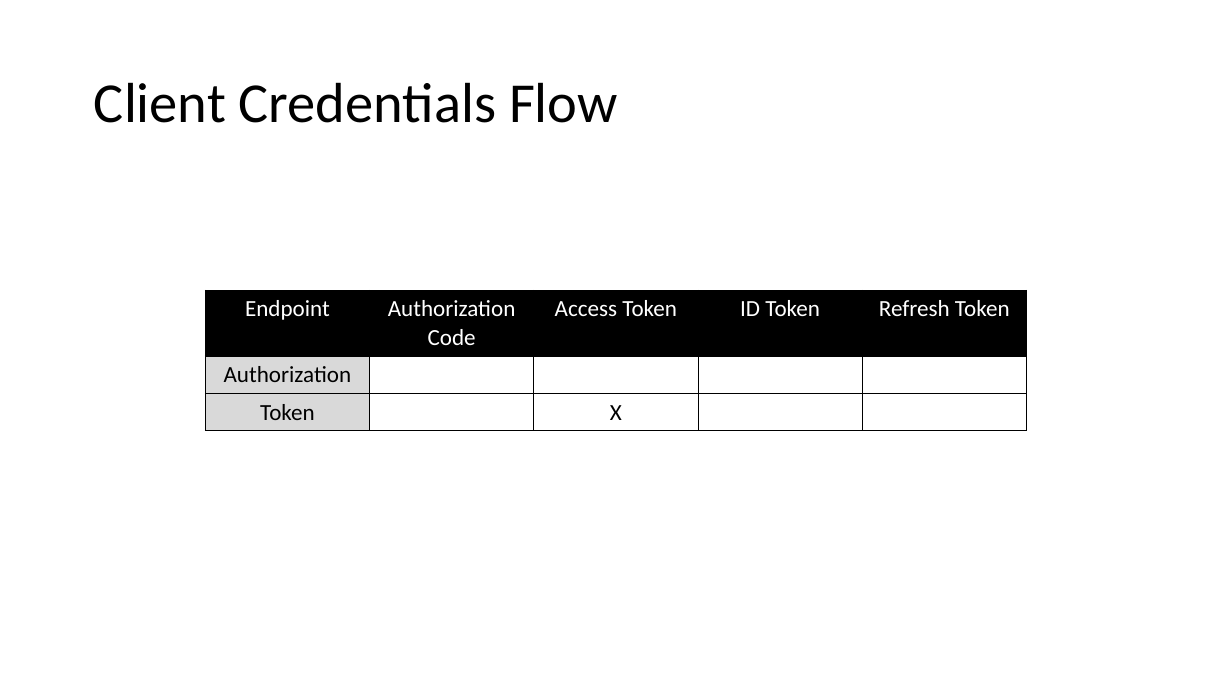
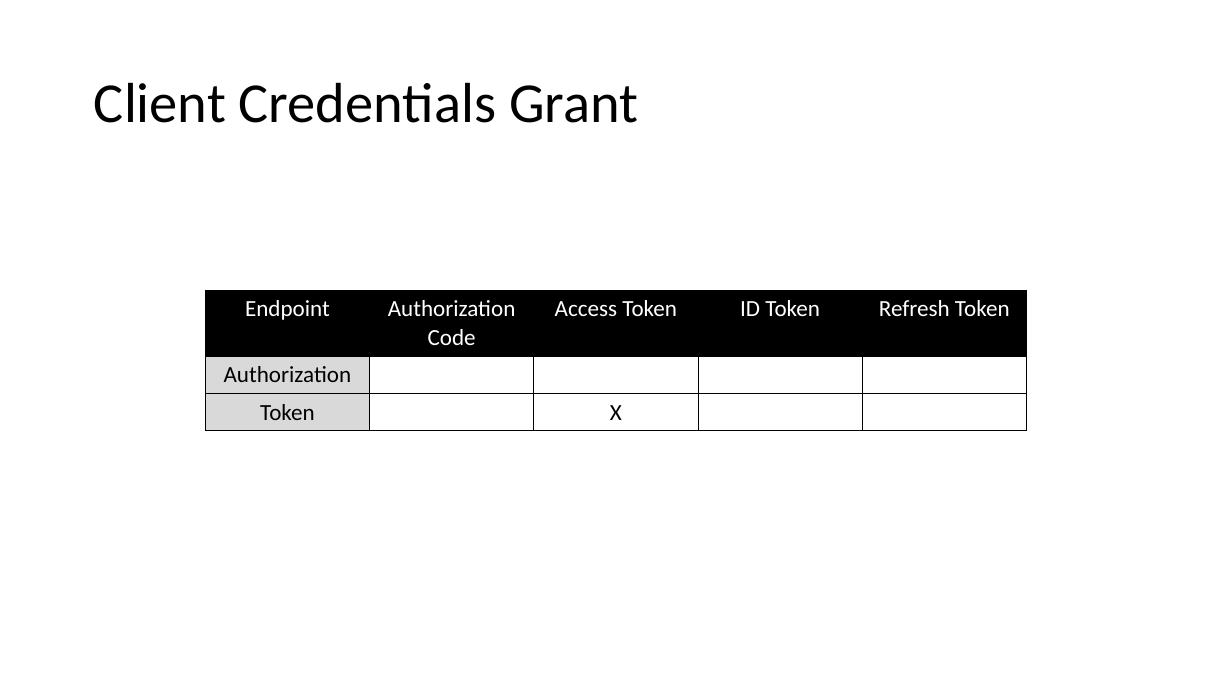
Before and after one commit to danielwagn3r/openid-workshop, a slide deck: slide 33 of OpenID Connect & OAuth.pptx. Drawn at 1232x693 pixels with LibreOffice and Linux fonts; fonts in the diff are those of the drawing. Boxes give left, top, right and bottom in pixels: in the first picture for what was removed or moved away, otherwise in the second. Text is boxed around its words. In the diff, an @@ line names an element or a change of style, - is before the commit and + after.

```diff
--- a/OpenID Connect & OAuth.pptx
+++ b/OpenID Connect & OAuth.pptx
@@ title at <box>94,82,638,123</box>: text changed @@
-Client Credentials Flow
+Client Credentials Grant
```
Also in this commit, not shown: 15 other slides changed, 1 slide added, 1 slide removed.
